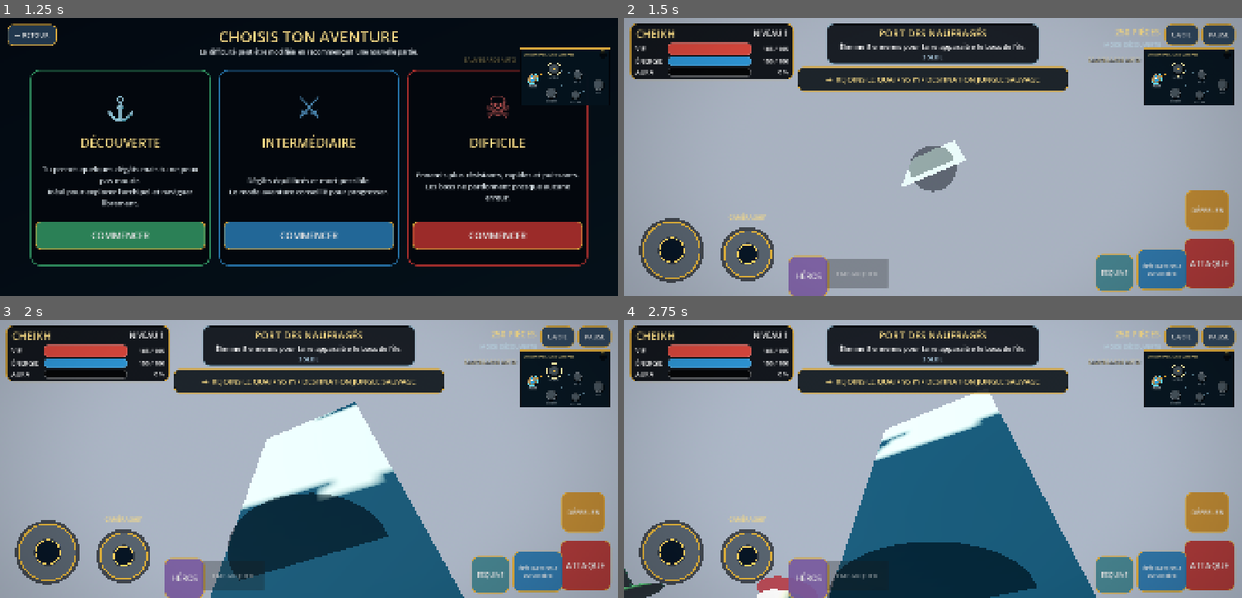
Above: before the commit, frames 1-4 (two rows, left to right).
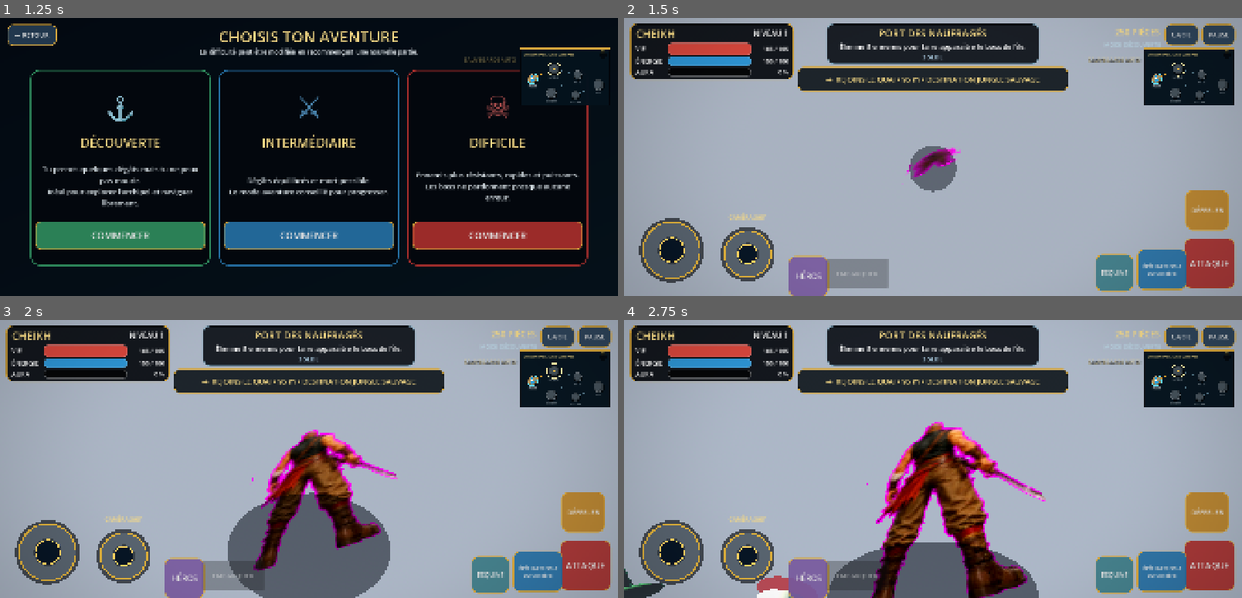
Above: after the commit, the same moments.

Repository: Chasmet/Chk-pirate-warrior-
Game: Godot game, scene res://scenes/main.tscn
Same seed, same stepped clock (60 frames per second), same inputs: the game is played once before the commit and once after it.
Inputs (mouse positions are in pixels of both pictures, inside the frame that each line leads up to):
- Up to frame 1 (1.25 s): click (123, 84) at 0.52 s
- Up to frame 2 (1.5 s): click "COMMENCER" at 1.25 s
- Up to frame 3 (2 s): no input
- Up to frame 4 (2.75 s): drag from (1038, 495) to (994, 397) at 2.02 s

Frame 1 is identical in both runs. In frame 2, 0.8% of the frame differs, in the area x 44-56%, y 43-61%; in frame 3, 18%; in frame 4, 21%, in the area x 33-77%, y 26-100%.

Commit message:
fix(shader): utiliser le mode alpha Godot 4 valide

Diff:
--- a/godot/shaders/hero_chroma_world.gdshader
+++ b/godot/shaders/hero_chroma_world.gdshader
@@ -1,5 +1,5 @@
 shader_type spatial;
-render_mode unshaded, cull_disabled, depth_draw_alpha_prepass;
+render_mode unshaded, cull_disabled, depth_prepass_alpha;
 
 uniform sampler2D albedo_texture : source_color;
 uniform vec3 key_color = vec3(1.0, 0.0, 1.0);
